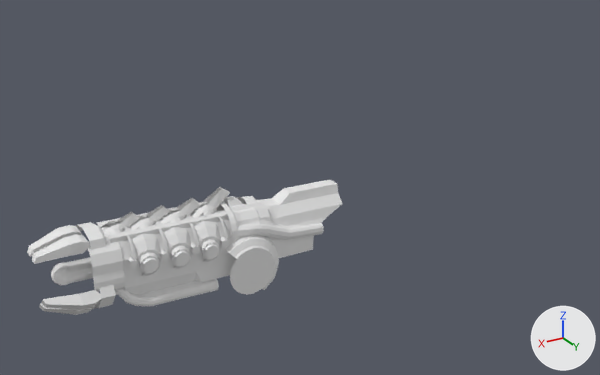
A saved change to the Blender file qcde q4 lg.blend.
Camera for both pictures: a 50 mm camera at (26.5, 30.0, 13.5) aimed at (6.8, -2.8, -2.9). The lights are fixed; the arrows at lower right show +X, +Y and +Z.

The first picture shows 'lg_lo.003', 'tubes_lo.002', 'tubes_lo.003', 'tubes_lo.005'.
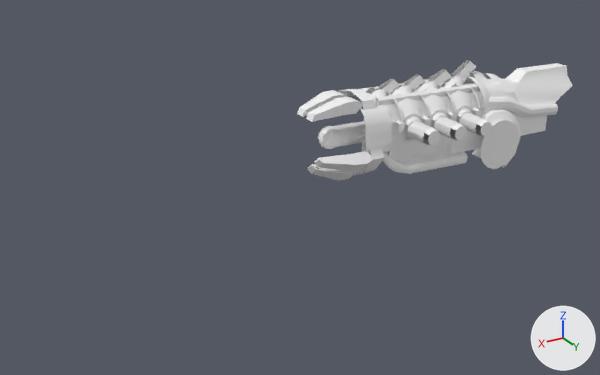
Diff of the bpy script that builds the scene:
```diff
--- a/qcde q4 lg.blend.py
+++ b/qcde q4 lg.blend.py
@@ me_tubes_lo_mesh_002 @@
 # used by ob_tubes_lo_002; location = (0.0, -1.28, 0.0)
-me_tubes_lo_mesh_002.from_pydata(...)  # 48 vertices, 52 faces; spans x 11.173..11.993, y -3.349..-1.859, z -5.801..-4.981
+me_tubes_lo_mesh_002.from_pydata(...)  # 144 vertices, 156 faces; spans x 11.173..15.152, y -3.36..-1.859, z -5.801..-4.863
+# me_tubes_lo_mesh_002 part 1: the loose piece of 22 vertices spanning x 11.177..11.94, y -2.162..-1.859, z -5.797..-4.981 is copied, and the copy is moved by (3.159, -0.011, 0.115); it spans x 14.336..15.099, y -2.173..-1.869, z -5.682..-4.866
+# me_tubes_lo_mesh_002 part 2: the loose piece of 26 vertices spanning x 11.173..11.993, y -3.349..-2.159, z -5.801..-4.981 is copied, and the copy is moved by (3.159, -0.011, 0.118); it spans x 14.332..15.152, y -3.36..-2.169, z -5.683..-4.863
+# me_tubes_lo_mesh_002 part 3: the loose piece of 22 vertices spanning x 11.177..11.94, y -2.162..-1.859, z -5.797..-4.981 is copied, and the copy is moved by (1.572, -0.005, 0.057); it spans x 12.749..13.512, y -2.168..-1.864, z -5.739..-4.923
+# me_tubes_lo_mesh_002 part 4: the loose piece of 26 vertices spanning x 11.173..11.993, y -3.349..-2.159, z -5.801..-4.981 is copied, and the copy is moved by (1.572, -0.005, 0.057); it spans x 12.745..13.565, y -3.355..-2.164, z -5.743..-4.923
+# me_tubes_lo_mesh_002 part 5: 52 kept faces spanning x 11.173..11.993, y -3.349..-1.859, z -5.801..-4.981 are now shaded smooth
 me_tubes_lo_mesh_002.materials.append(mat_models_weapons_lightning_gun_tubes_lo)
@@ ob_lg_lo_003 @@
 ob_lg_lo_003 = bpy.data.objects.new('lg_lo.003', me_lg_lo_mesh_003)
-ob_lg_lo_003.location = (0.0, 0.0, 0.0)
+ob_lg_lo_003.location = (-11.94, 4.29, 5.88)
 ob_lg_lo_003.rotation_euler = (0.171, 0.0, -0.0855)  # degrees (10, 0, -4.9)
@@ ob_tubes_lo_002 @@
 ob_tubes_lo_002 = bpy.data.objects.new('tubes_lo.002', me_tubes_lo_mesh_002)
-ob_tubes_lo_002.location = (0.0, -1.28, 0.0)
+ob_tubes_lo_002.location = (-11.94, 4.29, 5.88)
@@ ob_tubes_lo_003 @@
-ob_tubes_lo_003 = bpy.data.objects.new('tubes_lo.003', me_tubes_lo_mesh_007)
-ob_tubes_lo_003.location = (0.0, -1.28, 0.0)
@@ ob_tubes_lo_005 @@
-ob_tubes_lo_005 = bpy.data.objects.new('tubes_lo.005', me_tubes_lo_mesh_009)
-ob_tubes_lo_005.location = (0.0, -1.28, 0.0)
```

What differs and where, as boxes [x1, y1, x2, y2] in the pictures (600 x 375 px):
'lg_lo.003', moved: before [27, 179, 342, 315]; after [297, 60, 573, 180]
'tubes_lo.002', reshaped, moved: before [201, 244, 219, 259]; after [408, 113, 492, 145]
'tubes_lo.003', deleted: before [140, 258, 158, 273]
    faces in mat_models_weapons_lightning_gun_lg_lo (its picture is missing): [143, 258, 158, 273]
'tubes_lo.005', deleted: before [171, 251, 189, 266]
    faces in mat_models_weapons_lightning_gun_lg_lo (its picture is missing): [175, 251, 189, 266]
part 1 of me_tubes_lo_mesh_002, added: after [425, 128, 440, 145]
part 2 of me_tubes_lo_mesh_002, added: after [408, 121, 433, 144]
part 3 of me_tubes_lo_mesh_002, added: after [452, 123, 467, 140]
part 4 of me_tubes_lo_mesh_002, added: after [434, 117, 460, 140]
part 5 of me_tubes_lo_mesh_002, shading changed: before [201, 244, 219, 259]; after [460, 113, 492, 136]
